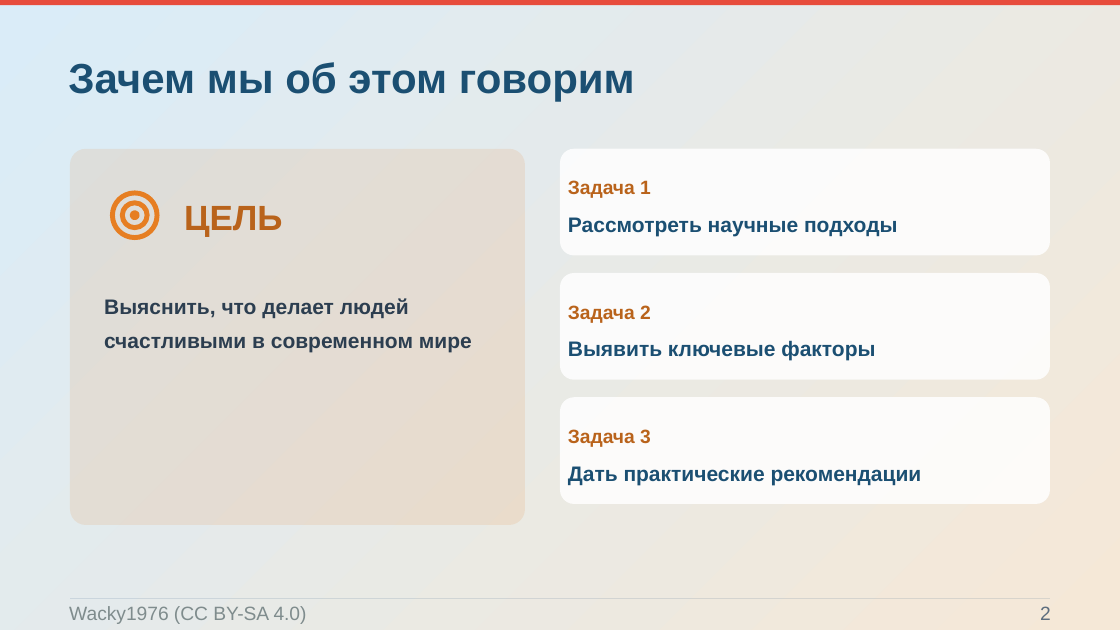
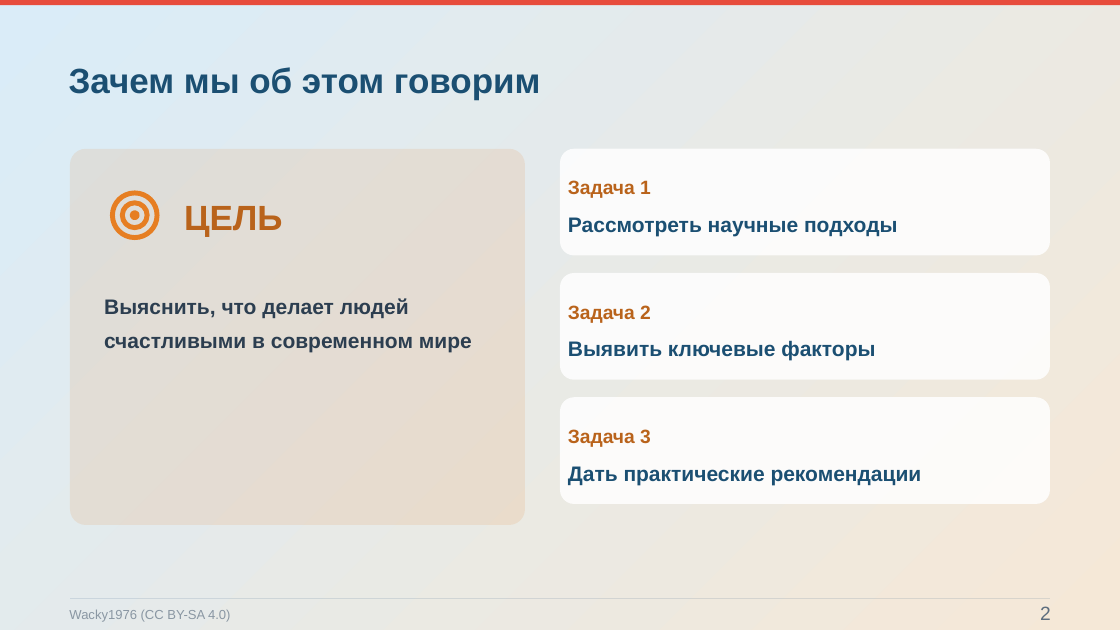
Before and after one commit to Pavel1778/Presentation-happy, a slide deck: slide 2 of Konceptsiya_schastya.pptx. Drawn at 1120x630 pixels with LibreOffice and Linux fonts; fonts in the diff are those of the drawing; background and template pictures are left out. Boxes give left, top, right and bottom in pixels: in the first picture for what was removed or moved away, otherwise in the second. Text is boxed around its words. In the diff, an @@ line names an element or a change of style, - is before the commit and + after.

```diff
--- a/Konceptsiya_schastya.pptx
+++ b/Konceptsiya_schastya.pptx
@@ text "Зачем мы об этом говорим" at <box>69,67,541,100</box>: size 36 to 30 pt @@
@@ text "Wacky1976 (CC BY-SA 4.0)" at <box>69,609,230,622</box>: size 16.5 to 11.2 pt, text colour #7F8C8D to #8A97A3 @@
```
Also in this commit, not shown: 14 other slides changed, 48 other files.
